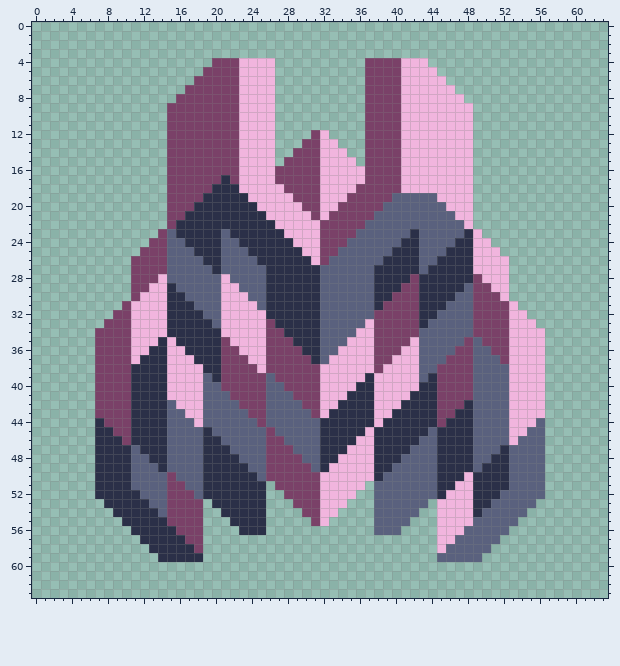
File history of a pixel-art sprite, sprites/blocks/turrets/rend/11e-01-rend.png. Above, as it was before the edit.
The file is 64x64 pixels.
The same view after the edit:
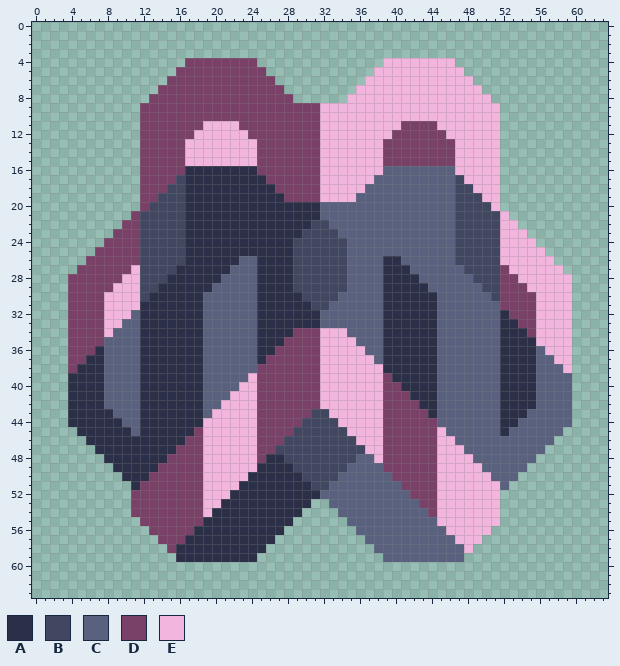
Palette (. is transparent): A #2b3048  B #414661  C #5a617e  D #7a4168  E #f1b5de
Edits made:
Changed rows in their new state; - is an unchanged pixel.
first column x 4:
 4 -------------DDD---DD..----------..EE---EEE-------------
 5 ------------DDD----DDD.----------.EEE----EEE------------
 6 -----------DDD-----DDDD----------EEEE-----EEE-----------
 7 ----------DDD------DDDDD--------EEEEE------EEE----------
 8 ---------DDD-------DDDDDD------EEEEEE-------EEE---------
 9 --------DDD--------DDDDDDDDDEEEEEEEEE--------EEE--------
10 --------DDD--------DDDDDDDDDEEEEEEEEE--------EEE--------
11 --------DDD----EEEEDDDDDDDDDEEEEEEEEEDDDD----EEE--------
12 --------DDD---EEEEE-DDDDDDD--EEEEEEE-DDDDD---EEE--------
13 --------DDD--EEEEEE--DDDDD----EEEEE--DDDDDD--EEE--------
14 --------DDD--EEEEEE--DDDD------EEEE--DDDDDD--EEE--------
15 --------DDD--EEEEEE--DDD--------EEE--DDDDDD--EEE--------
16 --------DDD--AAAAAAAADD----------EECCCCCCCC--EEE--------
17 --------DDD-BAAAA-AAAAD----------ECCCCCCCCCB-EEE--------
18 --------DDDBBAAA---AAAAD--------ECCCCCCCCCCBBEEE--------
19 --------DDBBBAA-----AAAAD------ECCCC-----CCBBBEE--------
20 --------DBBBBA-------AAAAAAACCCCCCC-------CBBBBE--------
21 -------DBBBBB---------AAAAAACCCCCC---------BBBBBE-------
22 ------DDBBBBB----------AAAABBCCCC----------BBBBBEE------
23 -----DDDBBBBB----A------AABBBBCC------C----BBBBBEEE-----
24 ----DDDDBBBBB----AA------BBBBBB------CC----BBBBBEEEE----
25 ---DDDDDBBBBBA---AAA-----BBBBBB-----CCC---CBBBBBEEEEE---
26 --DDDDD-BBBBBAA--AA------BBBBBB------CC--CCBBBBB-EEEEE--
27 -DDDDDDEBBBBAAAA-A---A---BBBBBB---C---C-CCCCBBBBDEEEEEE-
28 DDDDDDEEBBBAAAAAAC---A---BBBBBB---C---ACCCCCCBBBDDEEEEEE
29 DDDDDEEEBBA-AAAA-CC--A---BBBBBB---C--AA-CCCC-CBBDDDEEEEE
30 DDDDEEEEBAA--AA--CCC-A----BBBB----C-AAA--CC--CCBDDDDEEEE
31 DDDDEEE-AAA---A--CCCCA-----BB-----CAAAA--C---CCC-DDDEEEE
32 DDDDEEECAAA------CCCCA------------CAAAA------CCCADDDEEEE
33 DDDDEECCAAA----C-CCCCAA----------CCAAAA-A----CCCAADDEEEE
34 DDD-ECCCAAA----CCCCCCAAA-DDDEEE-CCCAAAAAA----CCCAAAD-EEE
35 DDD-CCCCAA-A---CCCCCCAAA-DDDEEE-CCCAAAAAA---C-CCAAAA-EEE
36 DDDACCCCA--AA--CCCCCCAA---DDEE---CCAAAAAA--CC--CAAAACEEE
37 DDAACCCC---AAA-CCCCCCA-----DE-----CAAAAAA-CCC---AAAACCEE
38 DAAACCCC---AAAACCCCCCD------------EAAAAAACCCC---AAAACCCE
39 AAAACCCC---AAAA-CCCCE-D----------E-DAAAA-CCCC---AAAACCCC
40 AAAACCCC---AAAA--CCEE-DD--------EE-DDAA--CCCC---AAAACCCC
41 AAAACCCC---AAAA---EEE-DDD------EEE-DDD---CCCC---AAAACCCC
42 AAAACCCC---AAAA--EEEE-DDDD----EEEE-DDDD--CCCC---AAAACCCC
43 AAAAACCC---AAAA-EEEEE-DDDDDBBEEEEE-DDDDD-CCCC---AAACCCCC
44 AAA-AACC---AAAAEEEEEE-DDDDBBBBEEEE-DDDDDDCCCC---AACC-CCC
45 -AA--AAC---AAADEEEEEED-DDBBBBBBEE-EDDDDDDECCC---ACC--CC-
46 --A---A----AADDEEEEEED--BBBBBBBB--EDDDDDDEECC----C---C--
47 -------A---ADDDEEEEEED-BBBBBBBBBB-EDDDDDDEEEC---C-------
48 ---.---AA--DDDDEEEEEEDAABBBBBBBBCCEDDDDDDEEEE--CC---.---
49 ---..--AAADDDDDEEEEEEAAAABBBBBBCCCCDDDDDDEEEEECCC--..---
50 ---...-AADD-DDDEEEEE-AAAAABBBBCCCCC-DDDDDEEE-EECC-...---
51 ---....ADDD--DDEEEE---AAAAABBCCCCC---DDDDEE--EEEC....---
52 ---....DDDD---DEEE----AAAAAACCCCCC----DDDE---EEE.....---
53 ----...DDDD----EE-----AAAAA..CCCCC-----DD----EEE....----
54 -----..DDDD----EA-----AAAA....CCCC-----CD----EEE...-----
55 ------..DDD----AAA----AAA--..--CCC----CCC----EEE..------
56 -------..DDD--AAAAA---AA--------CC---CCCCC--EEE..-------
57 --------..DDDAAAAAAAAAA----------CCCCCCCCCCEEE..--------
58 ---------..D--AAAAAAAA------------CCCCCCCC--E..---------
59 ----------..---AAAAAA--------------CCCCCC---..----------
Where, in picture pixels (left, top, right, bottom), the same in both pictures:
changed: (68, 58, 572, 562)
